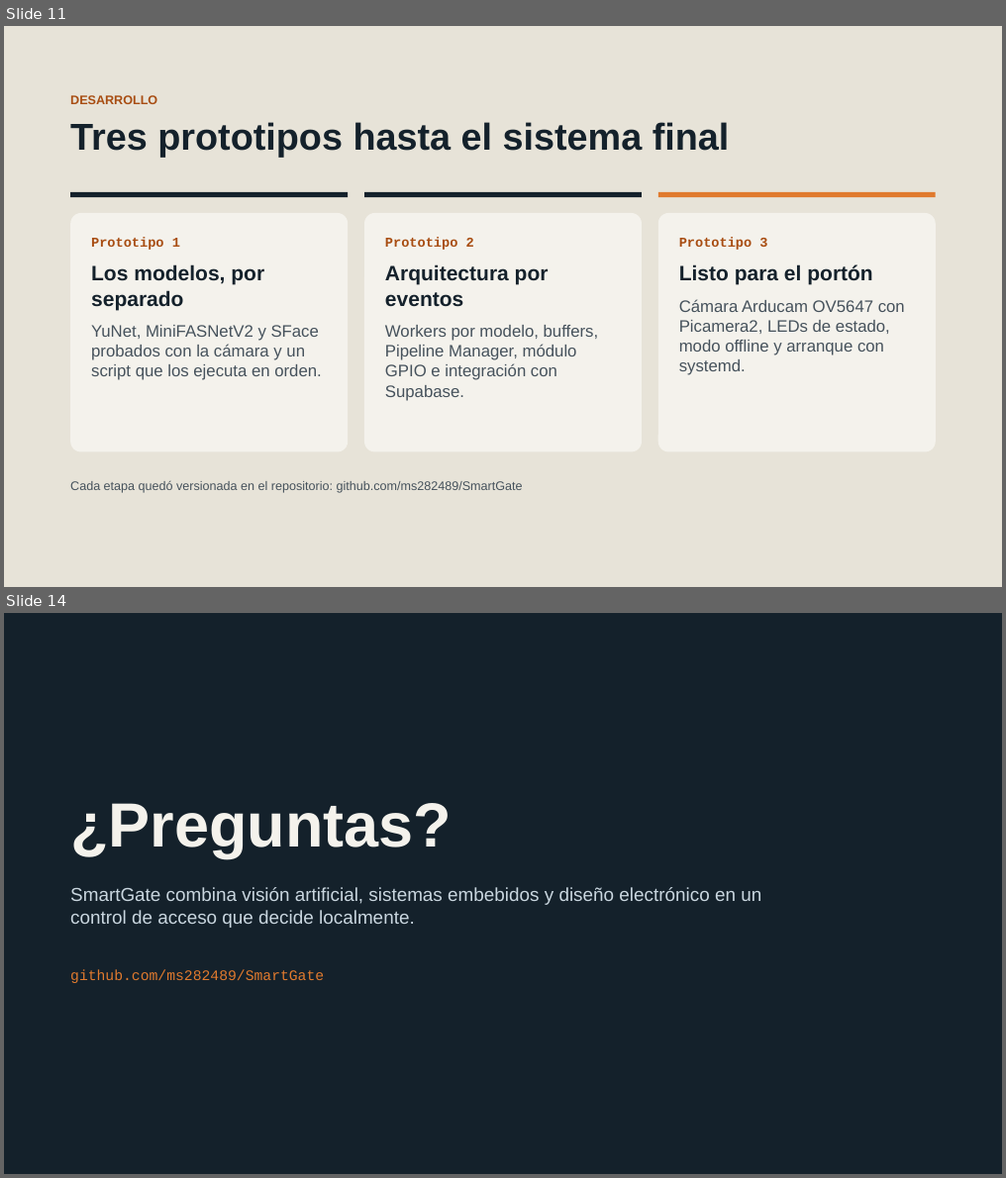
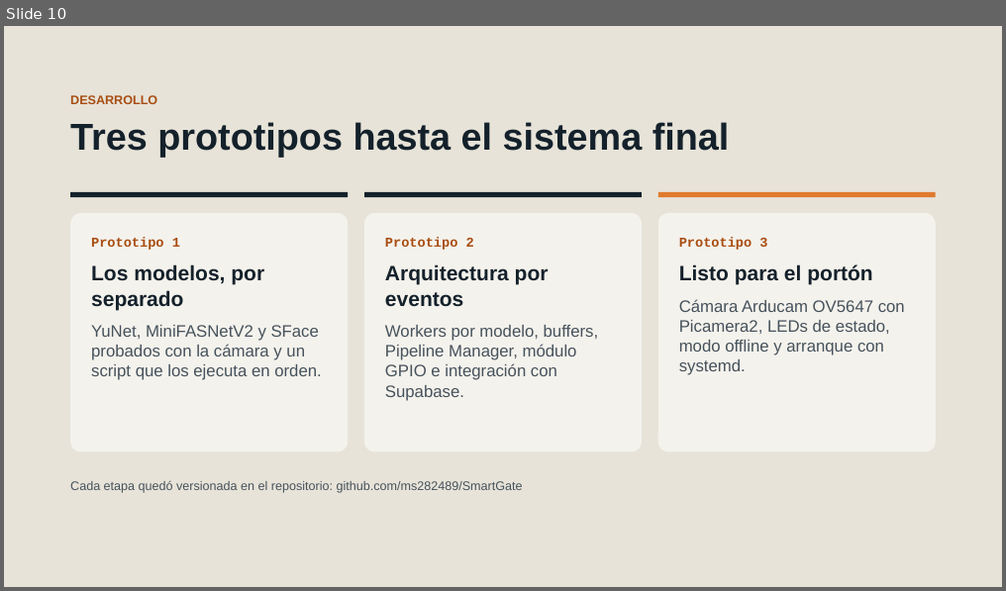
Before and after one commit to ms282489/SmartGate, a slide deck: docs/SmartGate_Presentacion.pptx. Shown one above the other, each under a label of ours: slides 11 and 14 before the commit, slide 10 after it; the slides between them are not shown. The pictures are 1006x1178 and 1006x591 pixels, drawn with LibreOffice and Linux fonts; fonts in the diff are those of the drawing. Boxes give left, top, right and bottom in pixels: in the first picture for what was removed or moved away, otherwise in the second. Text is boxed around its words. In the diff, an @@ line names an element or a change of style, - is before the commit and + after.

```diff
--- a/docs/SmartGate_Presentacion.pptx
+++ b/docs/SmartGate_Presentacion.pptx
@@ slide 14 removed at (x1=4, y1=613, x2=1002, y2=1174), background #14212B @@
@@ text removed at (x1=70, y1=803, x2=451, y2=858) @@
-¿Preguntas?
@@ text removed at (x1=70, y1=887, x2=761, y2=928) @@
-SmartGate combina visión artificial, sistemas embebidos y diseño electrónico en un control de acceso que decide localmente.
@@ text removed at (x1=70, y1=969, x2=324, y2=983) @@
-github.com/ms282489/SmartGate
@@ what was slide 11 is now slide 10 @@
```
Also in this commit, not shown: 1 slide changed, 2 slides added, 2 other slides removed.
